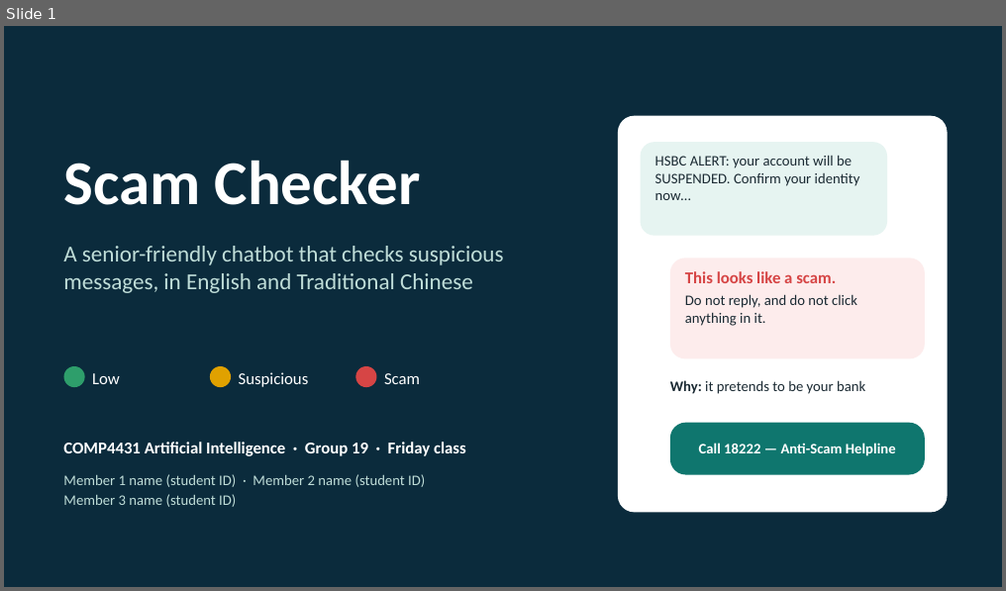
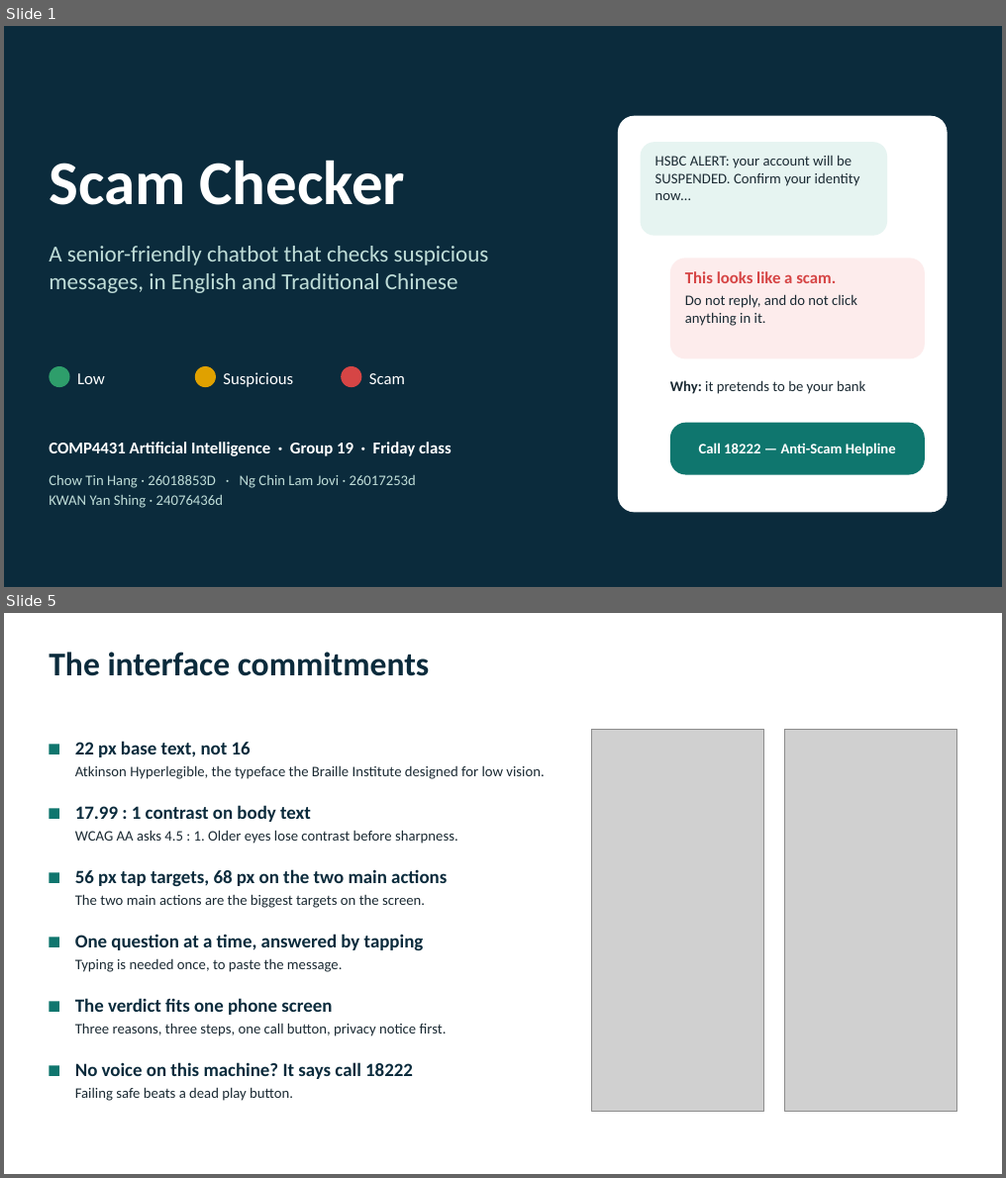
Before and after one commit to NCLJovi/COMP4431Grp19, a slide deck: docs/presentation/Scam_Checker_Group19.pptx. Shown one above the other, each under a label of ours: slide 1 before the commit, slides 1 and 5 after it; the slides between them are not shown. The pictures are 1006x591 and 1006x1178 pixels, drawn with LibreOffice and Linux fonts; fonts in the diff are those of the drawing; grey boxes stand for pictures. Boxes give left, top, right and bottom in pixels: in the first picture for what was removed or moved away, otherwise in the second. Text is boxed around its words. In the diff, an @@ line names an element or a change of style, - is before the commit and + after.

```diff
--- a/docs/presentation/Scam_Checker_Group19.pptx
+++ b/docs/presentation/Scam_Checker_Group19.pptx
@@ slide 5 added at (x1=4, y1=613, x2=1002, y2=1174), background #FFFFFF @@
@@ text added at (x1=49, y1=652, x2=430, y2=676), 32 pt, text #0B2B3C, bold @@
+The interface commitments
@@ picture added at (x1=592, y1=729, x2=764, y2=1112) @@
@@ picture added at (x1=785, y1=729, x2=957, y2=1112) @@
@@ rectangle added at (x1=49, y1=744, x2=59, y2=755), fill #0F766E @@
@@ text added at (x1=75, y1=741, x2=251, y2=758), 18 pt, text #0B2B3C, bold @@
+22 px base text, not 16
@@ text added at (x1=75, y1=765, x2=544, y2=779), 14 pt, text #1B2A33 @@
+Atkinson Hyperlegible, the typeface the Braille Institute designed for low vision.
@@ rectangle added at (x1=49, y1=808, x2=59, y2=819), fill #0F766E @@
@@ text added at (x1=75, y1=805, x2=311, y2=822), 18 pt, text #0B2B3C, bold @@
+17.99 : 1 contrast on body text
@@ text added at (x1=75, y1=830, x2=458, y2=844), 14 pt, text #1B2A33 @@
+WCAG AA asks 4.5 : 1. Older eyes lose contrast before sharpness.
@@ rectangle added at (x1=49, y1=872, x2=59, y2=883), fill #0F766E @@
@@ text added at (x1=75, y1=869, x2=447, y2=887), 18 pt, text #0B2B3C, bold @@
+56 px tap targets, 68 px on the two main actions
@@ text added at (x1=75, y1=894, x2=425, y2=908), 14 pt, text #1B2A33 @@
+The two main actions are the biggest targets on the screen.
@@ rectangle added at (x1=49, y1=937, x2=59, y2=948), fill #0F766E @@
@@ text added at (x1=75, y1=934, x2=424, y2=952), 18 pt, text #0B2B3C, bold @@
+One question at a time, answered by tapping
@@ text added at (x1=75, y1=959, x2=343, y2=972), 14 pt, text #1B2A33 @@
+Typing is needed once, to paste the message.
@@ text added at (x1=75, y1=998, x2=332, y2=1015), 18 pt, text #0B2B3C, bold @@
+The verdict fits one phone screen
@@ rectangle added at (x1=49, y1=1001, x2=59, y2=1012), fill #0F766E @@
@@ text added at (x1=75, y1=1023, x2=447, y2=1037), 14 pt, text #1B2A33 @@
+Three reasons, three steps, one call button, privacy notice first.
@@ rectangle added at (x1=49, y1=1065, x2=59, y2=1076), fill #0F766E @@
@@ text added at (x1=75, y1=1062, x2=413, y2=1079), 18 pt, text #0B2B3C, bold @@
+No voice on this machine? It says call 18222
@@ text added at (x1=75, y1=1087, x2=293, y2=1101), 14 pt, text #1B2A33 @@
+Failing safe beats a dead play button.
@@ slide 1 changed as well @@
@@ 6 texts, 3 ellipses moved together from (x1=63, y1=160, x2=504, y2=457) to (x1=49, y1=160, x2=489, y2=457) @@
@@ text at (x1=49, y1=475, x2=416, y2=508): text changed @@
-Member 1 name (student ID) · Member 2 name (student ID)
-Member 3 name (student ID)
+Chow Tin Hang · 26018853D · Ng Chin Lam Jovi · 26017253d
+KWAN Yan Shing · 24076436d
```
Also in this commit, not shown: 6 other slides changed, 2 other slides added.
